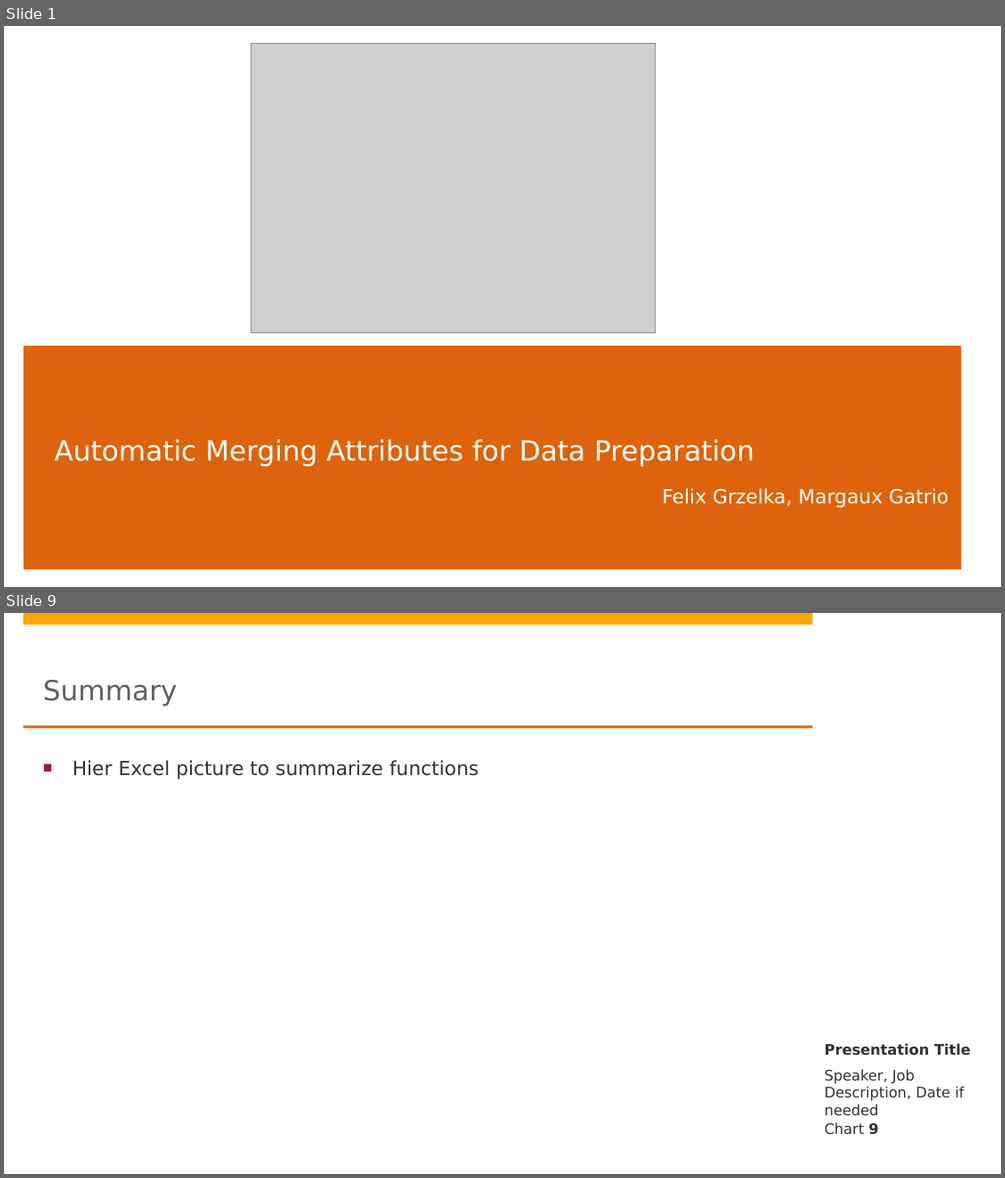
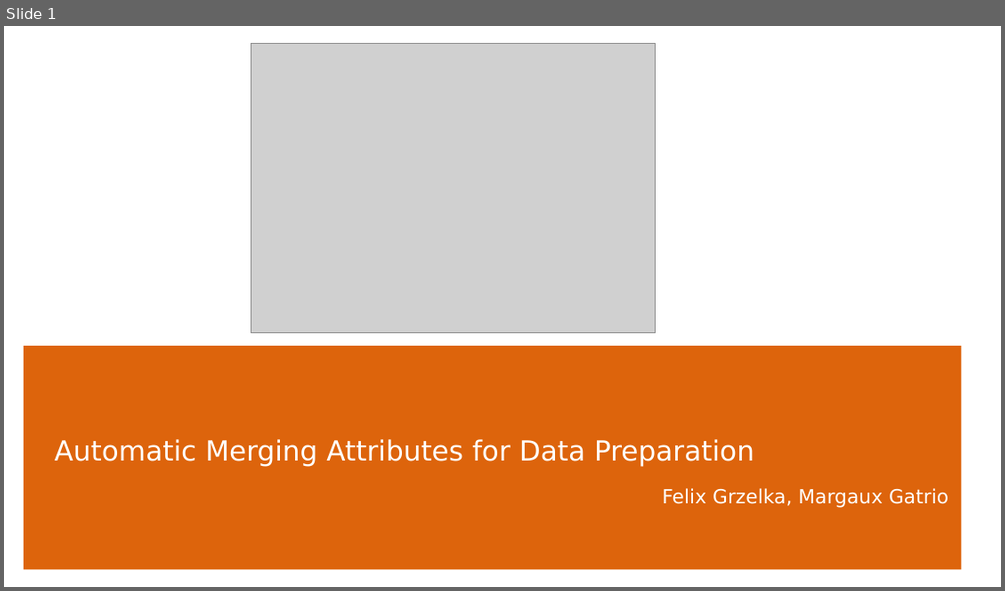
Before and after one commit to lanchiang/data-knoller, a slide deck: Grand_Präsi.pptx. Shown one above the other, each under a label of ours: slides 1 and 9 before the commit, slide 1 after it; the slides between them are not shown. The pictures are 1005x1178 and 1005x591 pixels, drawn with LibreOffice and Linux fonts; fonts in the diff are those of the drawing; grey boxes stand for pictures; background and template pictures are left out. Boxes give left, top, right and bottom in pixels: in the first picture for what was removed or moved away, otherwise in the second. Text is boxed around its words. In the diff, an @@ line names an element or a change of style, - is before the commit and + after.

```diff
--- a/Grand_Präsi.pptx
+++ b/Grand_Präsi.pptx
@@ slide 9 removed at <box>4,613,1001,1174</box>, background #FFFFFF; not listed: 2 template elements that a slide beside it also shows @@
@@ title removed at <box>43,680,178,706</box> @@
-Summary
@@ rectangle removed at <box>833,707,989,726</box> @@
@@ rectangle removed at <box>23,726,812,729</box> @@
@@ text removed at <box>73,760,478,779</box> @@
-■ Hier Excel picture to summarize functions
@@ text removed at <box>825,1043,971,1055</box> @@
-Presentation Title
@@ text removed at <box>825,1069,963,1116</box> @@
-Speaker, Job Description, Date if needed
@@ page number removed at <box>825,1122,878,1135</box> @@
-Chart 9
```
Also in this commit, not shown: 5 slides changed, 6 slides added, 3 other slides removed.
